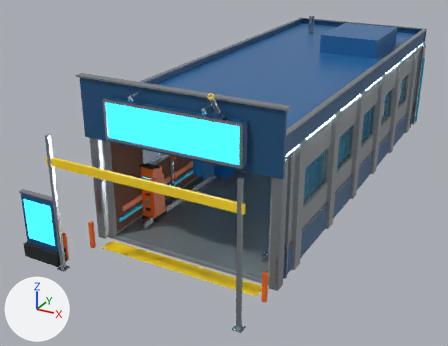
A saved change to the Blender file examples/cannon_car_wash/blender/cannon_car_wash.blend.
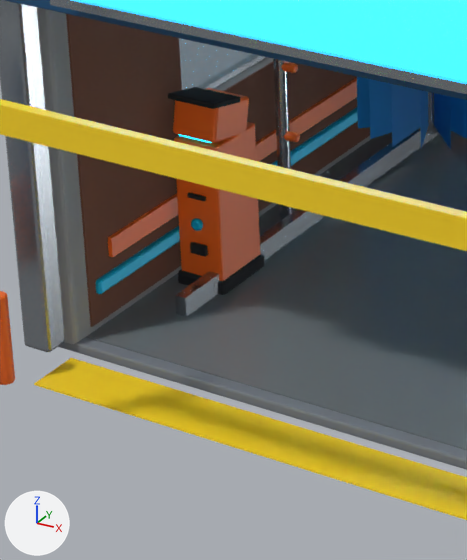
Old and new are each drawn whole from a 50 mm lens placed at (10.0, -24.5, 11.3), pointed at (-1.9, -2.8, 0.5) and again close up on the part from 20% to 50% of the width and 40% to 86% of the height. Every picture has the same lights, and +X, +Y and +Z are marked at lower left. The older version's two pictures come first.

Script lines for the objects in view, before the commit:
```python
ob_ericrolph_cannon_car_wash_paykiosk_screen = bpy.data.objects.new('ericrolph_cannon_car_wash_PayKiosk_Screen', me_ericrolph_cannon_car_wash_paykiosk_screen_mesh)
ob_ericrolph_cannon_car_wash_paykiosk_screen.location = (-2.64, -7.34, 2.05)
ob_ericrolph_cannon_car_wash_paykiosk_screen.rotation_euler = (-0.21, 0.0, 0.0)  # degrees (-12, 0, 0)
ob_ericrolph_cannon_car_wash_staticbatch_cyan_trim = bpy.data.objects.new('ericrolph_cannon_car_wash_StaticBatch_cyan_trim', me_ericrolph_cannon_car_wash_staticbatch_cyan_trim_mesh)
ob_ericrolph_cannon_car_wash_staticbatch_cyan_trim.location = (-3.06, 0.0, 0.62)
ob_ericrolph_cannon_car_wash_staticbatch_deep_blue = bpy.data.objects.new('ericrolph_cannon_car_wash_StaticBatch_deep_blue', me_ericrolph_cannon_car_wash_staticbatch_deep_blue_mesh)
ob_ericrolph_cannon_car_wash_staticbatch_deep_blue.location = (-3.02, -4.6, 3.97)
ob_ericrolph_cannon_car_wash_staticbatch_rubber = bpy.data.objects.new('ericrolph_cannon_car_wash_StaticBatch_rubber', me_ericrolph_cannon_car_wash_staticbatch_rubber_mesh)
ob_ericrolph_cannon_car_wash_staticbatch_rubber.location = (0.0, -6.1, 0.0)
ob_ericrolph_cannon_car_wash_staticbatch_safety_orange = bpy.data.objects.new('ericrolph_cannon_car_wash_StaticBatch_safety_orange', me_ericrolph_cannon_car_wash_staticbatch_safety_orange_mesh)
ob_ericrolph_cannon_car_wash_staticbatch_safety_orange.location = (-2.62, -5.6, 1.25)
ob_ericrolph_cannon_car_wash_staticbatch_safety_orange.rotation_euler = (0.0, 1.571, 0.0)  # degrees (0, 90, 0)
# also in view: 'ericrolph_cannon_car_wash_WetFloorFinish' at (0.0, 0.0, 0.1); 'ericrolph_cannon_car_wash_StaticBatch_interior_brick' at (0.0, 0.0, 2.4); 'ericrolph_cannon_car_wash_StaticBatch_hazard_yellow' at (0.0, -0.9, 3.2); 'ericrolph_cannon_car_wash_CarWash_Wall_Left' at (-3.2, 0.0, 2.3); 'ericrolph_cannon_car_wash_Brush_Left_1_CardFan' at (-2.3, -3.0, 2.0)
```
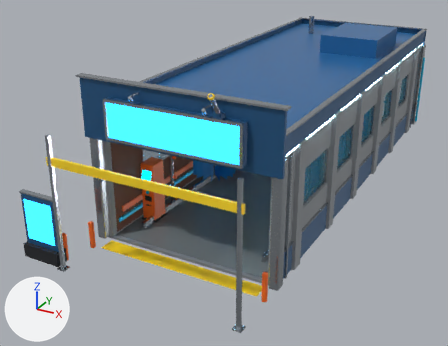
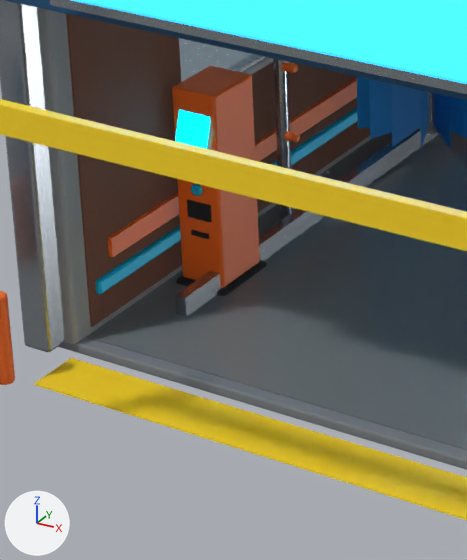
Where the newer file only moved an object's origin or applied its transform, the numbers keep the older frame.

Location of each change, (x1, y1, x2, y2) in pixels of the close-ups (467 x 560 px; the box of a moved part takes in the faces that stretch with it):
'ericrolph_cannon_car_wash_StaticBatch_rubber', reshaped, moved
    before: (168, 87, 265, 295)
    after: (176, 200, 267, 296)
'ericrolph_cannon_car_wash_PayKiosk_Screen', mesh rescaled, moved, turned
    before: (178, 134, 212, 143)
    after: (175, 109, 210, 149)
part 1 of me_ericrolph_cannon_car_wash_staticbatch_cyan_trim_mesh, added
    after: (191, 184, 203, 196)
part 2 of me_ericrolph_cannon_car_wash_staticbatch_cyan_trim_mesh, deleted
    before: (191, 218, 203, 231)
part 3 of me_ericrolph_cannon_car_wash_staticbatch_safety_orange_mesh, moved or reshaped
    before: (174, 122, 260, 281)
    after: (172, 66, 260, 288)
part 4 of me_ericrolph_cannon_car_wash_staticbatch_safety_orange_mesh, moved or reshaped (mostly hidden afterwards)
    before: (173, 88, 249, 143)
    after: (174, 128, 215, 151)
part 5 of me_ericrolph_cannon_car_wash_staticbatch_rubber_mesh, moved or reshaped
    before: (187, 193, 206, 201)
    after: (187, 200, 212, 222)
part 6 of me_ericrolph_cannon_car_wash_staticbatch_rubber_mesh, deleted (black)
    before: (168, 87, 240, 109)
part 7 of me_ericrolph_cannon_car_wash_staticbatch_rubber_mesh, moved or reshaped
    before: (178, 242, 265, 295)
    after: (176, 230, 267, 296)

What changed in the scene script:
```text
Change me_ericrolph_cannon_car_wash_staticbatch_cyan_trim_mesh:
    remove me_ericrolph_cannon_car_wash_staticbatch_cyan_trim_mesh.from_pydata(...)  # 656 vertices, 574 faces; spans x -0.6..6.7, y -8.6..9.1, z -0.4..3.1
    add me_ericrolph_cannon_car_wash_staticbatch_cyan_trim_mesh.from_pydata(...)  # 700 vertices, 624 faces; spans x -0.6..6.7, y -8.6..9.1, z -0.4..3.1
    me_ericrolph_cannon_car_wash_staticbatch_cyan_trim_mesh part 1: a new loose piece of 140 vertices spanning x 0.3..0.5, y -7.4, z 0.6..0.8, in mat_ericrolph_cannon_car_wash_cyan_trim (cyan #00bfeb)
    me_ericrolph_cannon_car_wash_staticbatch_cyan_trim_mesh part 2: the loose piece of 96 vertices spanning x 0.3..0.5, y -7.5..-7.4, z 0.2..0.4 is deleted
Change me_ericrolph_cannon_car_wash_staticbatch_safety_orange_mesh:
    where me_ericrolph_cannon_car_wash_staticbatch_safety_orange_mesh.from_pydata(...)  # 1232 vertices, 1128 faces; spans x -1.8..1.3, y -5.4..15.5, z -2.4..6.1
    used by ob_ericrolph_cannon_car_wash_staticbatch_safety_orange; location = (-2.62, -5.6, 1.25); rotation_euler = (0.0, 1.571, 0.0), in degrees (0, 90, 0)
    me_ericrolph_cannon_car_wash_staticbatch_safety_orange_mesh part 3: the loose piece of 56 vertices spanning x -0.6..1.0, y -1.8..-1.0, z -0.3..0.2 is scaled about its middle by (1.4, 0.951, 0.989), then moved by (-0.3, 0.0, 0.0)
    me_ericrolph_cannon_car_wash_staticbatch_safety_orange_mesh part 4: the loose piece of 56 vertices spanning x -1.1..-0.5, y -1.8..-1.1, z -0.3..0.2 is multiplied about its middle by the matrix ((1.452, -0.269, 0.0), (-0.42, 0.219, 0.0), (0.0, 0.0, 0.925)), then moved by (0.1, -0.3, 0.0)
Change me_ericrolph_cannon_car_wash_staticbatch_rubber_mesh:
    remove me_ericrolph_cannon_car_wash_staticbatch_rubber_mesh.from_pydata(...)  # 360 vertices, 330 faces; spans x -5.1..2.0, y -5.3..13.0, z 0.0..2.4
    add me_ericrolph_cannon_car_wash_staticbatch_rubber_mesh.from_pydata(...)  # 248 vertices, 222 faces; spans x -5.1..2.0, y -5.3..13.0, z 0.0..1.1
    me_ericrolph_cannon_car_wash_staticbatch_rubber_mesh part 5: the loose piece of 56 vertices spanning x -2.8..-2.5, y -1.3, z 1.2..1.3 is moved by (0.0, 0.0, -0.2)
    me_ericrolph_cannon_car_wash_staticbatch_rubber_mesh part 6: the loose piece of 56 vertices spanning x -2.9..-2.4, y -1.3..-0.8, z 2.2..2.4 is deleted
    me_ericrolph_cannon_car_wash_staticbatch_rubber_mesh part 7: 37 vertices moved from x -3.0..-2.3, y -1.3..-0.5, z 0.2..0.7 to x -3.0..-2.3, y -1.3..-0.5, z 0.1..0.8; 51 vertices removed from x -2.9..-2.4, y -1.3..-0.5, z 0.0..0.7; 51 vertices added at x -3.0..-2.3, y -1.3..-0.5, z 0.0..0.8
    other edits to the shape of me_ericrolph_cannon_car_wash_staticbatch_rubber_mesh do not show in these pictures
Change me_ericrolph_cannon_car_wash_paykiosk_screen_mesh:
    used by ob_ericrolph_cannon_car_wash_paykiosk_screen; location = (-2.64, -7.34, 2.05); rotation_euler = (-0.21, 0.0, 0.0), in degrees (-12, 0, 0)
    remove me_ericrolph_cannon_car_wash_paykiosk_screen_mesh.from_pydata(...)  # 8 vertices, 6 faces; spans x -0.21..0.21, y -0.015..0.015, z -0.15..0.15
    add me_ericrolph_cannon_car_wash_paykiosk_screen_mesh.from_pydata(...)  # 8 vertices, 6 faces; spans x -0.2..0.2, y -0.011..0.011, z -0.21..0.21
    me_ericrolph_cannon_car_wash_paykiosk_screen_mesh part 8: the whole mesh is scaled about its middle by (0.952, 0.733, 1.4)
Change ob_ericrolph_cannon_car_wash_staticbatch_rubber:
    ob_ericrolph_cannon_car_wash_staticbatch_rubber.location: (0.0, -6.1, 0.0) -> (0.0, -6.1, 0.01)
Change ob_ericrolph_cannon_car_wash_paykiosk_screen:
    ob_ericrolph_cannon_car_wash_paykiosk_screen.location: (-2.64, -7.34, 2.05) -> (-2.64, -7.41, 2.02)
    ob_ericrolph_cannon_car_wash_paykiosk_screen.rotation_euler: (-0.21, 0.0, 0.0) -> (-0.3, 0.0, 0.0)  # degrees (-12, 0, 0) -> degrees (-17, 0, 0)
```
